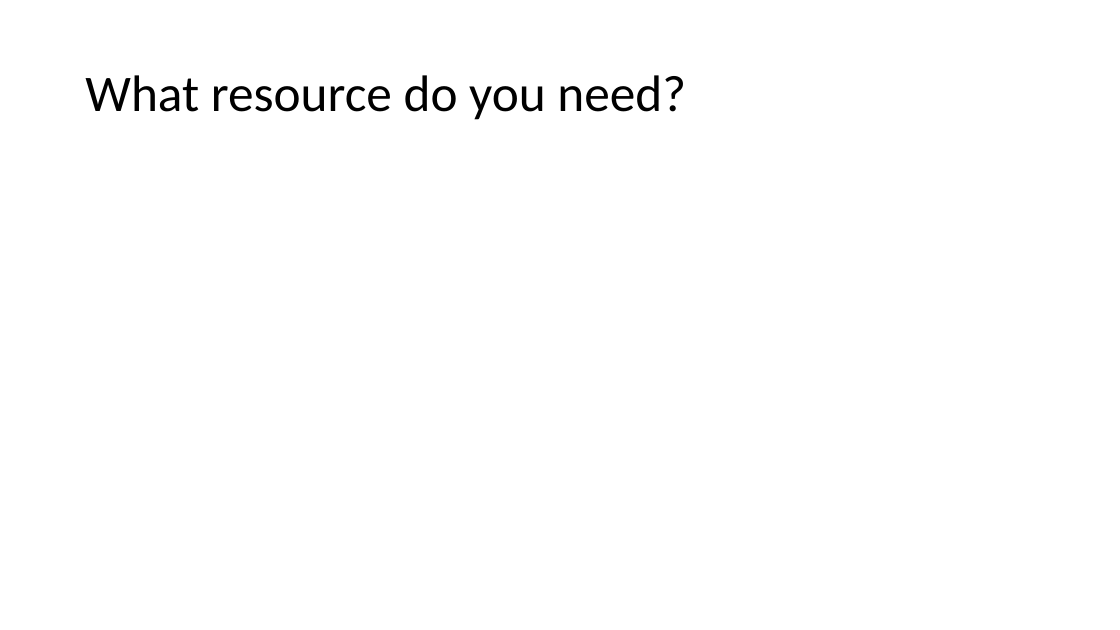
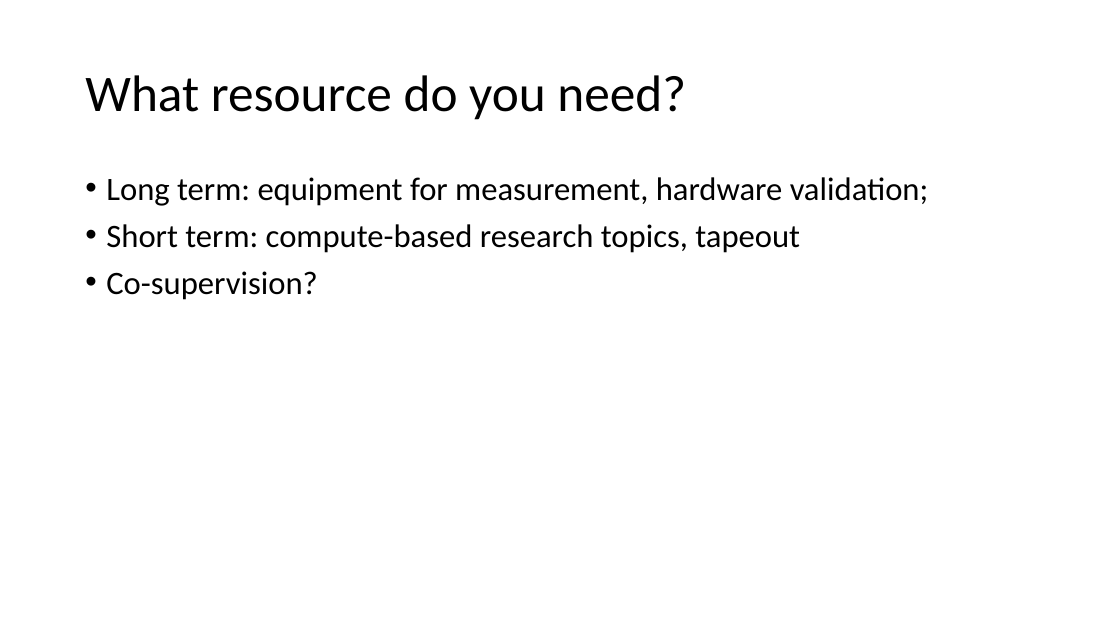
Before and after one commit to wyywyy23/faculty_all_in_one, a slide deck: slide 28 of psu_ee/online_interview/online_interview_notes.pptx. Drawn at 1120x630 pixels with LibreOffice and Linux fonts; fonts in the diff are those of the drawing. Boxes give left, top, right and bottom in pixels: in the first picture for what was removed or moved away, otherwise in the second. Text is boxed around its words. In the diff, an @@ line names an element or a change of style, - is before the commit and + after.

```diff
--- a/psu_ee/online_interview/online_interview_notes.pptx
+++ b/psu_ee/online_interview/online_interview_notes.pptx
@@ text added at bbox=[106, 177, 929, 300], 28 pt, text #000000 @@
+• Long term: equipment for measurement, hardware validation;
+• Short term: compute-based research topics, tapeout
+• Co-supervision?
```
Also in this commit, not shown: 3 other slides changed.
